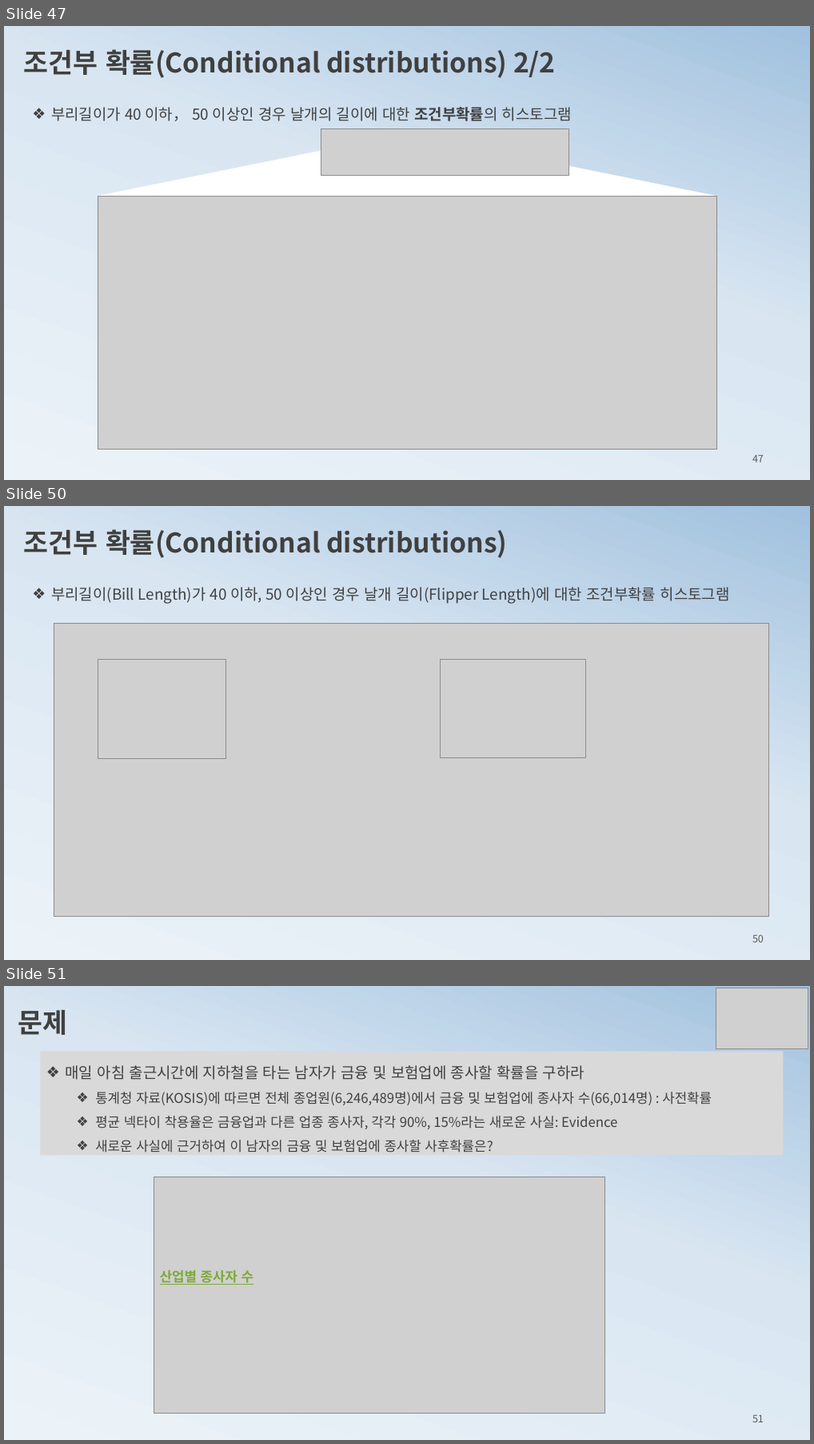
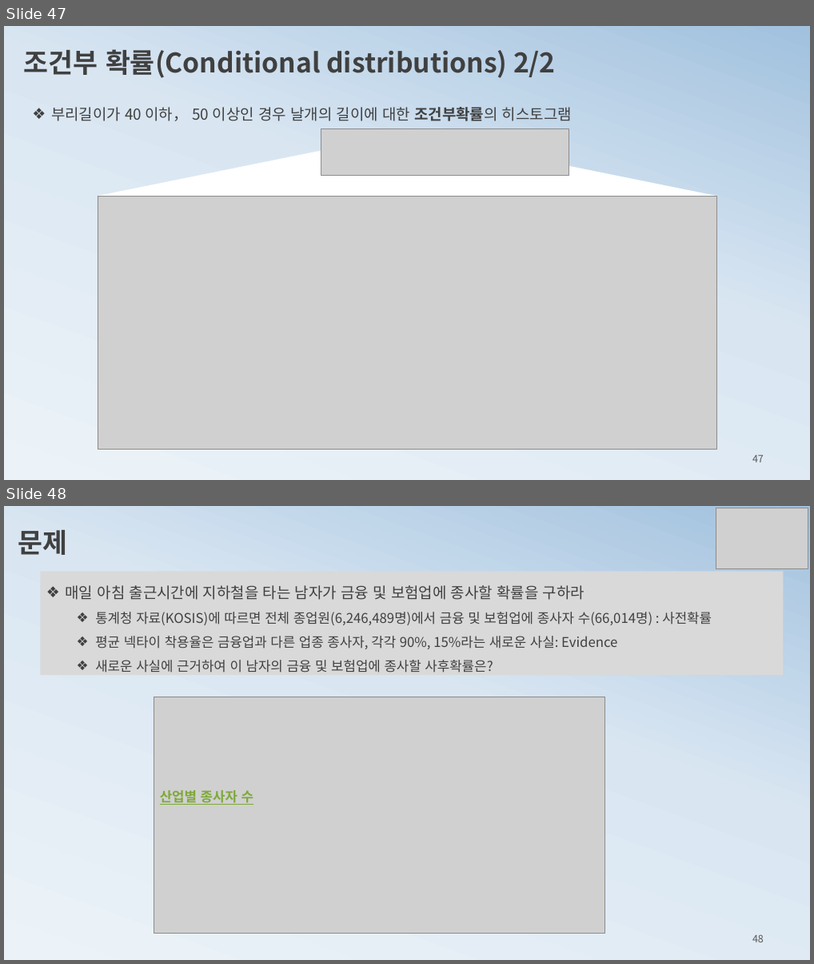
Before and after one commit to ancestor9/mathematics-for-machine-learning, a slide deck: 3_probability theory for machine learning.pptx. Shown one above the other, each under a label of ours: slides 47, 50 and 51 before the commit, slides 47 and 48 after it; the slides between them are not shown. The pictures are 814x1444 and 814x964 pixels, drawn with LibreOffice and Linux fonts; fonts in the diff are those of the drawing; grey boxes stand for pictures. Boxes give left, top, right and bottom in pixels: in the first picture for what was removed or moved away, otherwise in the second. Text is boxed around its words. In the diff, an @@ line names an element or a change of style, - is before the commit and + after.

```diff
--- a/3_probability theory for machine learning.pptx
+++ b/3_probability theory for machine learning.pptx
@@ slide 50 removed at [4,506,810,960], background gradient #ECF3F8 to #D9E6F2 to #A1C1DE @@
@@ text removed at [24,529,507,558] @@
-조건부 확률(Conditional distributions)
@@ text removed at [51,587,730,604] @@
-❖ 부리길이(Bill Length)가 40 이하, 50 이상인 경우 날개 길이(Flipper Length)에 대한 조건부확률 히스토그램
@@ picture removed at [54,624,770,916] @@
@@ picture removed at [98,660,226,758] @@
@@ picture removed at [441,659,586,758] @@
@@ page number removed at [753,934,764,942] @@
-50
@@ what was slide 51 is now slide 48 @@
@@ page number at [753,934,764,942]: text changed @@
-51
+48
```
Also in this commit, not shown: 1 slide changed, 1 slide added, 3 other slides removed.
